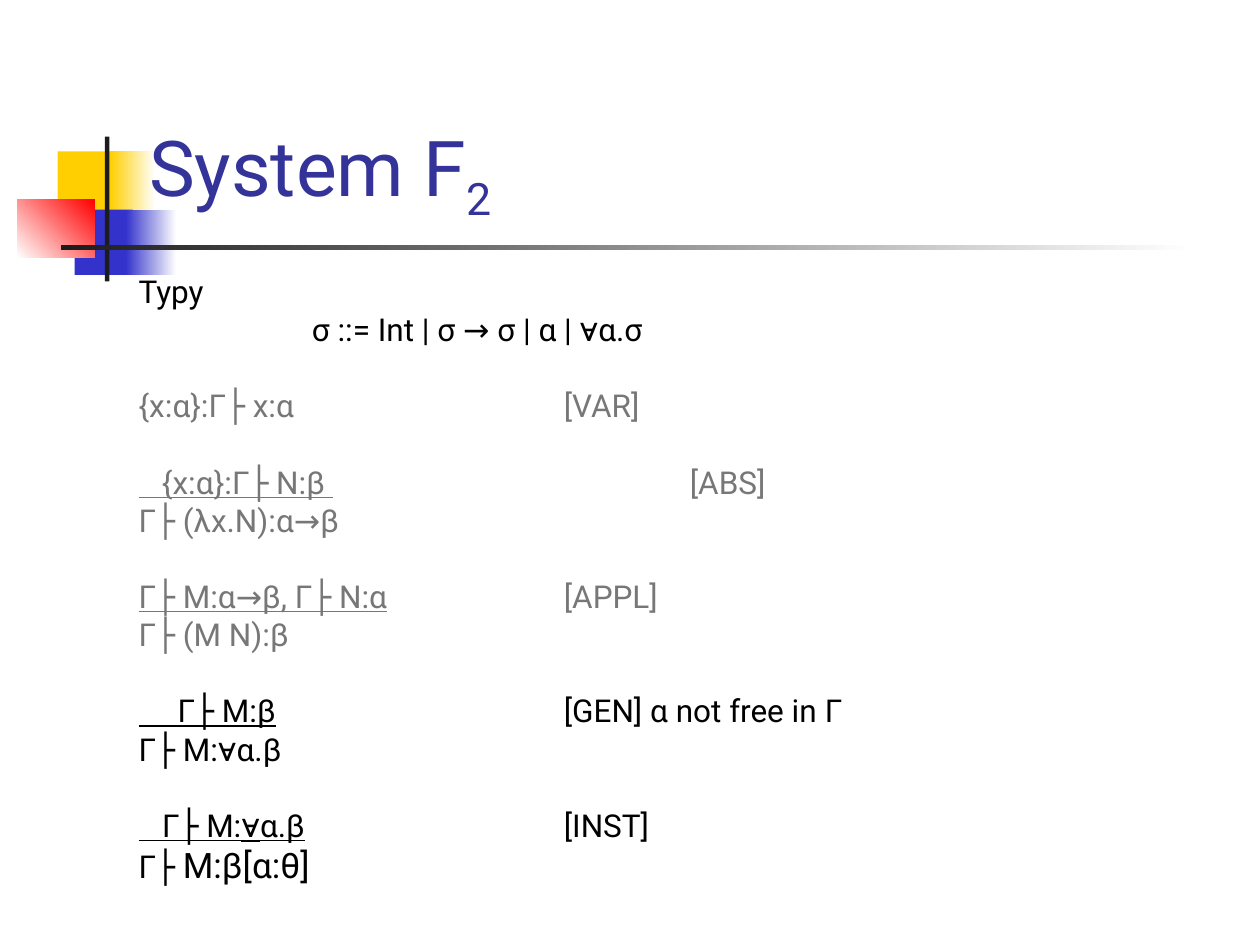
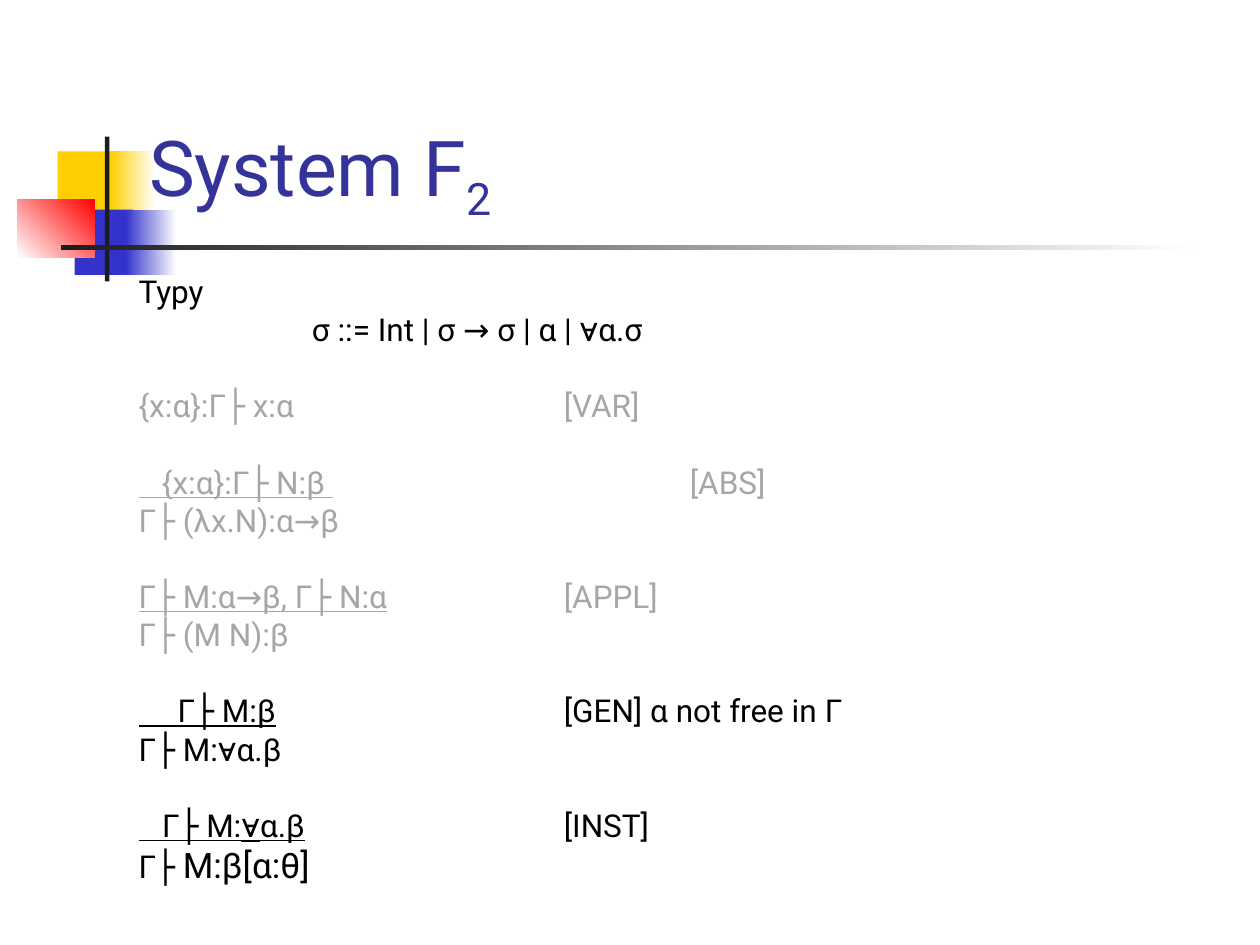
Before and after one commit to Funkcionalne/Prednasky, a slide deck: slide 25 of 08/08_fpro.ppt. Drawn at 1260x945 pixels with LibreOffice and Linux fonts; fonts in the diff are those of the drawing. Boxes give left, top, right and bottom in pixels: in the first picture for what was removed or moved away, otherwise in the second. Text is boxed around its words. In the diff, an @@ line names an element or a change of style, - is before the commit and + after.

```diff
--- a/08/08_fpro.ppt
+++ b/08/08_fpro.ppt
@@ text at box(139, 391, 640, 653): text colour #777777 to #A6A6A6 in "{x:α}:Γ├ x:α [VAR]", "{x:α}:Γ├ N:β [ABS]", "Γ├ (λx.N):α→β", "Γ├ M:α→β, Γ├ N:α [APPL]" and 1 more places @@
```
Also in this commit, not shown: 11 other slides changed, 2 slides added, 2 other files.
